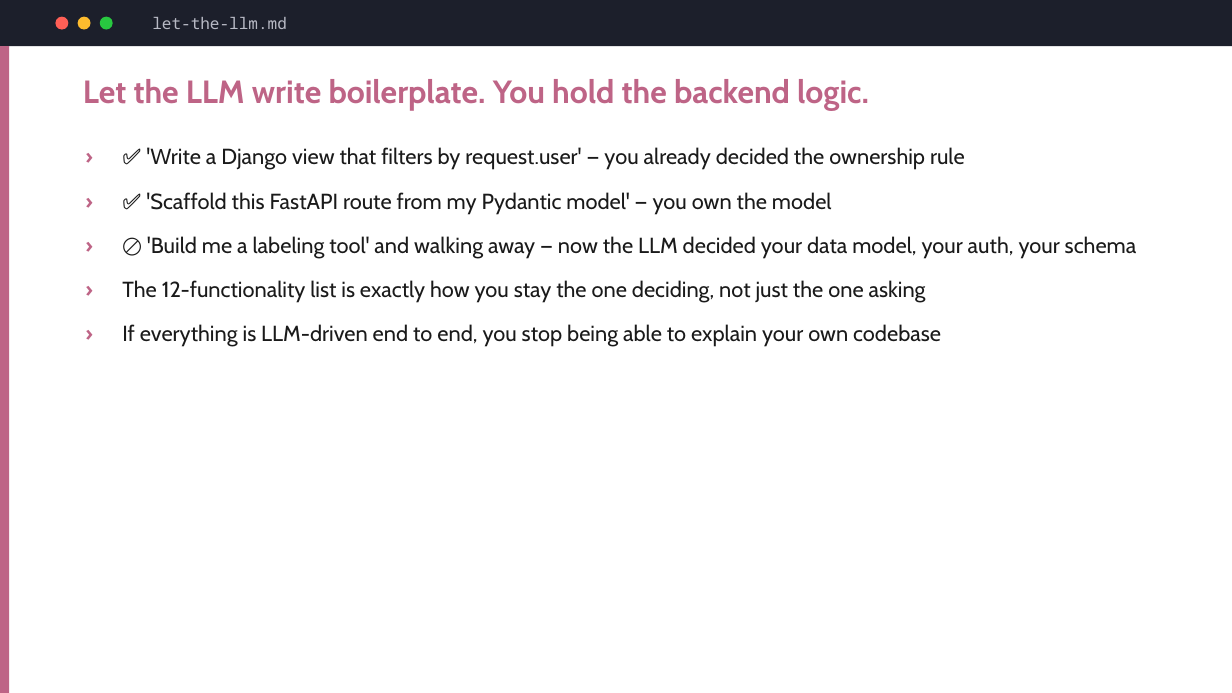
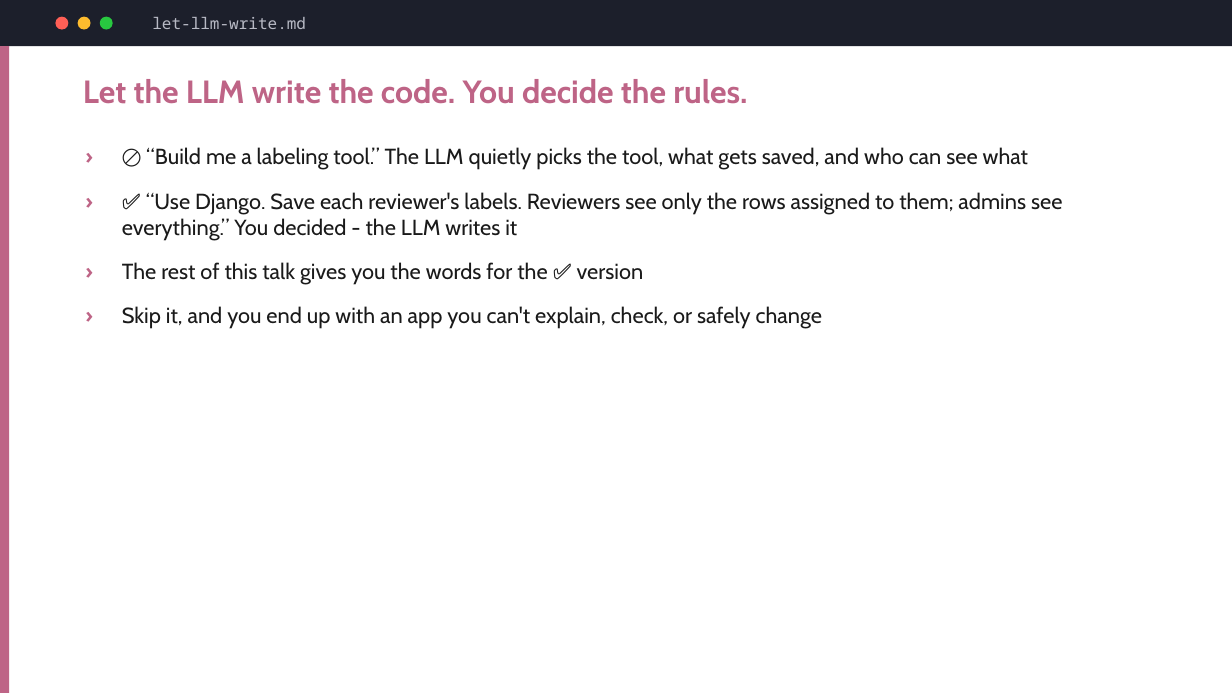
Before and after one commit to hovinh/web-development-learning-lab, a slide deck: slide 6 of blog/web-dev-for-data-people/slides/web-dev-for-data-people-slides.pptx (slide 18 before the commit). Drawn at 1232x693 pixels with LibreOffice and Linux fonts; fonts in the diff are those of the drawing. Boxes give left, top, right and bottom in pixels: in the first picture for what was removed or moved away, otherwise in the second. Text is boxed around its words. In the diff, an @@ line names an element or a change of style, - is before the commit and + after.

Commit message:
Reframe talk deck around the LLM request; fix review findings
- Thread "you'll ask an LLM to build it" through every section; move the
  thesis up to straight after the hook
- Add a code slide kind: the real PROMPT.md behind demo 1, and the ownership
  rule in both labeling codebases
- Use one tick-number convention; the meter lights actual rows; the ladder
  shows which ticks each rung adds
- Retake the Django admin (was empty) and PSA screenshots; move the Run-it
  slides to an appendix (86.5 min planned)
- Fix the HTML deck CSS being overridden by reveal's theme

```diff
--- a/blog/web-dev-for-data-people/slides/web-dev-for-data-people-slides.pptx
+++ b/blog/web-dev-for-data-people/slides/web-dev-for-data-people-slides.pptx
@@ text at (152,17,306,29): text changed @@
-let-the-llm.md
+let-llm-write.md
@@ text at (83,79,747,104): text changed @@
-Let the LLM write boilerplate. You hold the backend logic.
+Let the LLM write the code. You decide the rules.
@@ text at (122,147,1062,329): text changed @@
-› ✅ 'Write a Django view that filters by request.user' — you already decided the ownership rule
-› ✅ 'Scaffold this FastAPI route from my Pydantic model' — you own the model
-› 🚫 'Build me a labeling tool' and walking away — now the LLM decided your data model, your auth, your schema
-› The 12-functionality list is exactly how you stay the one deciding, not just the one asking
-› If everything is LLM-driven end to end, you stop being able to explain your own codebase
+› 🚫 “Build me a labeling tool.” The LLM quietly picks the tool, what gets saved, and who can see what
+› ✅ “Use Django. Save each reviewer's labels. Reviewers see only the rows assigned to them; admins see everything.” You decided - the LLM writes it
+› The rest of this talk gives you the words for the ✅ version
+› Skip it, and you end up with an app you can't explain, check, or safely change
```
Also in this commit, not shown: 38 other slides changed, 3 slides added, 1 slide removed, 15 other files.
